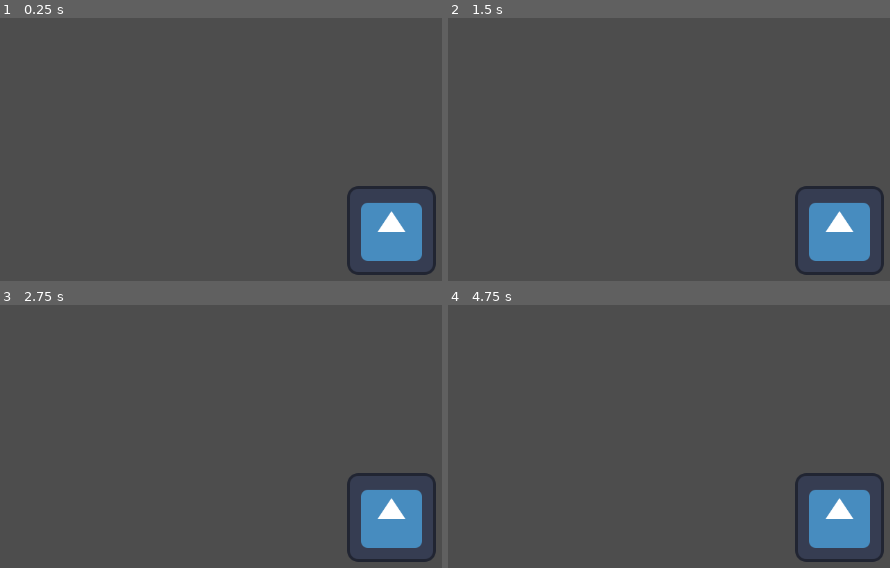
Above: before the commit, frames 1-4 (two rows, left to right).
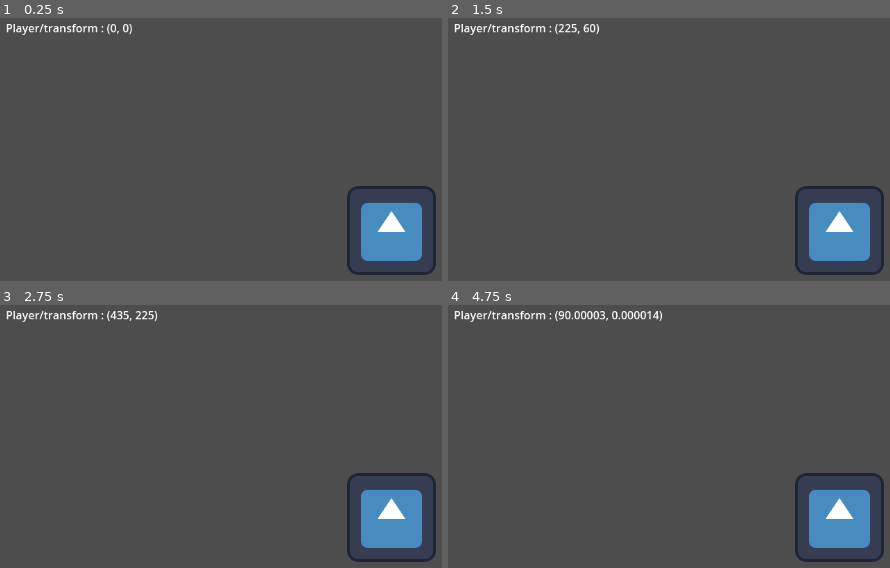
Above: after the commit, the same moments.

Repository: KatalystSoftware/FGJ24
Game: Godot game, scene res://main.tscn
Same seed, same stepped clock (60 frames per second), same inputs: the game is played once before the commit and once after it. The engine's default icon, where the game draws it, is replaced by a stand-in: a white triangle on a blue panel in a dark square.
Inputs:
- Up to frame 1 (0.25 s): no input
- Up to frame 2 (1.5 s): tap Enter at 0.5 s; hold D (move_right) 0.53-1.28 s; hold S (move_down) from 1.28 s (still down)
- Up to frame 3 (2.75 s): release S (move_down) at 2.03 s; hold D (move_right) from 2.03 s (still down)
- Up to frame 4 (4.75 s): tap Space at 2.75 s; release D (move_right) at 2.78 s; hold W (move_up) 2.78-3.53 s; tap Enter at 3.5 s; hold A (move_left) from 3.53 s (still down)

The runs differ from the first frame. In frame 1, 0.5% of the frame differs, in the area x 1-30%, y 2-7%; in frame 2, 0.6%; in frame 3, 0.6%; in frame 4, 0.8%, in the area x 1-49%, y 2-7%.

Commit message:
add debug overlay to track stats in game

Diff:
--- /dev/null
+++ b/debug_overlay.gd
@@ -0,0 +1,28 @@
+class_name DebugOverlay
+extends MarginContainer
+
+var props: Array[DebugProperty]
+
+
+func _process(_delta):
+	if not visible:
+		return
+
+	for prop in props:
+		prop.set_label()
+
+
+func add_property(
+	object: Node,
+	property: NodePath,
+	_display: DebugProperty.DisplayOption = DebugProperty.DisplayOption.DEFAULT
+):
+	var label = Label.new()
+	$VBoxContainer.add_child(label)
+	props.append(DebugProperty.new(object, property, label, _display))
+
+
+func remove_property(object: Node, property: NodePath):
+	for prop in props:
+		if prop.object == object and prop.property == property:
+			props.erase(prop)
--- /dev/null
+++ b/debug_property.gd
@@ -0,0 +1,35 @@
+class_name DebugProperty
+extends Node
+
+enum DisplayOption { DEFAULT, LENGTH, ROUNDED }
+
+var num_format = "%4.2f"
+var object: Node  # The object being tracked.
+var property: NodePath  # The property to display (NodePath).
+var label_ref: Label  # A reference to the Label.
+var display: DisplayOption  # Display option (rounded, etc.)
+
+
+func _init(_object, _property, _label, _display):
+	object = _object
+	property = _property
+	label_ref = _label
+	display = _display
+
+
+func set_label():
+	# Sets the label's text.
+	var label_text = object.name + "/" + property.get_concatenated_names() + " : "
+	var property_value = object.get_indexed(property)
+	match display:
+		DisplayOption.DEFAULT:
+			label_text += str(property_value)
+		DisplayOption.LENGTH:
+			label_text += num_format % property_value.length()
+		DisplayOption.ROUNDED:
+			match typeof(property_value):
+				TYPE_INT, TYPE_FLOAT:
+					label_text += num_format % property_value
+				TYPE_VECTOR2, TYPE_VECTOR3:
+					label_text += str(property_value.round())
+	label_ref.text = label_text
--- /dev/null
+++ b/debug_ui.tscn
@@ -0,0 +1,17 @@
+[gd_scene load_steps=2 format=3 uid="uid://bie7r7j7dg4sw"]
+
+[ext_resource type="Script" path="res://debug_overlay.gd" id="1_k48hs"]
+
+[node name="Debug UI" type="CanvasLayer"]
+
+[node name="Stats" type="MarginContainer" parent="."]
+offset_right = 40.0
+offset_bottom = 40.0
+theme_override_constants/margin_left = 20
+theme_override_constants/margin_top = 20
+theme_override_constants/margin_right = 20
+theme_override_constants/margin_bottom = 20
+script = ExtResource("1_k48hs")
+
+[node name="VBoxContainer" type="VBoxContainer" parent="Stats"]
+layout_mode = 2
--- a/player.gd
+++ b/player.gd
@@ -1,6 +1,10 @@
 extends CharacterBody2D
 
 @export var movement_speed = 300.0
+
+
+func _ready():
+	DebugUI.get_node("Stats").add_property(self, "transform:origin")
 
 
 func _physics_process(_delta):
--- a/project.godot
+++ b/project.godot
@@ -14,6 +14,10 @@
 run/main_scene="res://main.tscn"
 config/features=PackedStringArray("4.2", "GL Compatibility")
 config/icon="res://icon.svg"
+
+[autoload]
+
+DebugUI="*res://debug_ui.tscn"
 
 [input]
 
